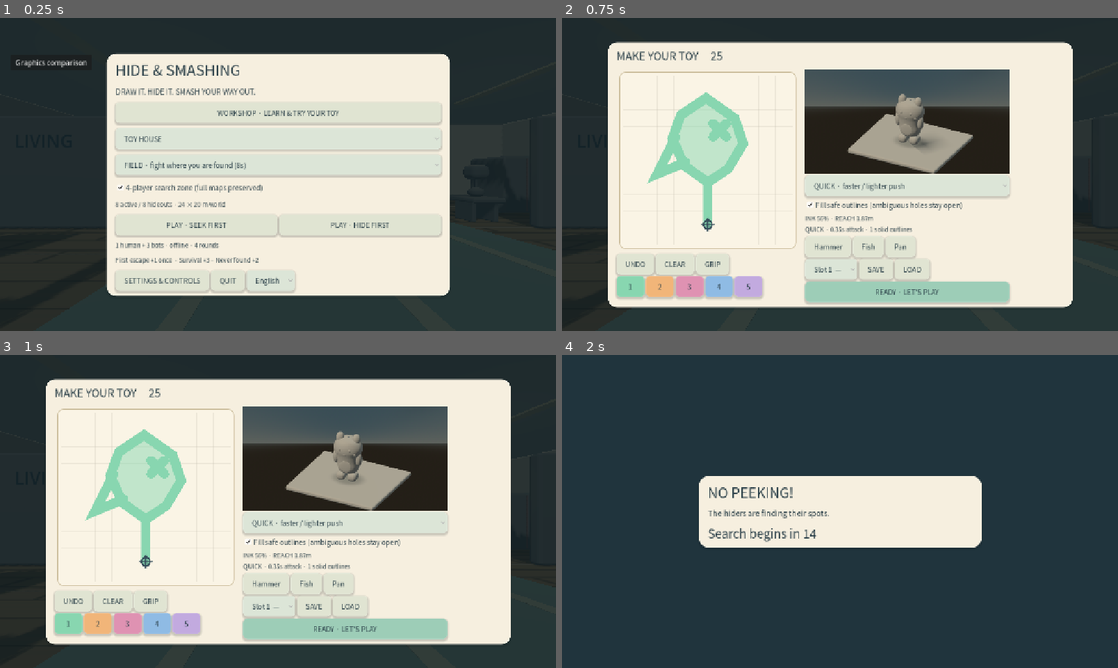
Above: before the commit, frames 1-4 (two rows, left to right).
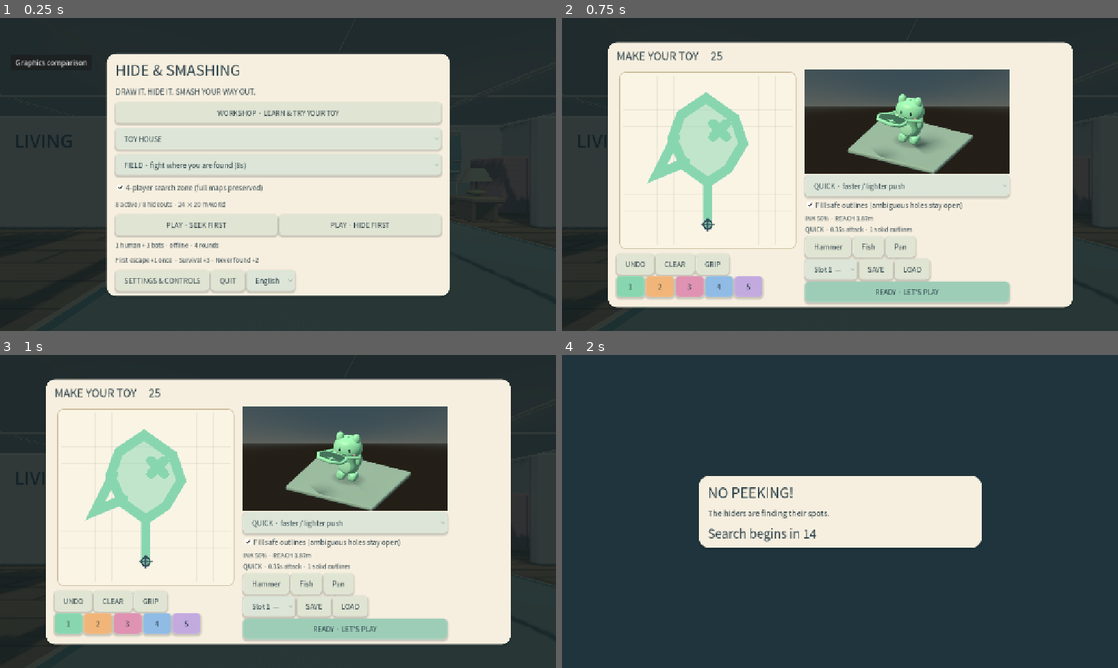
Above: after the commit, the same moments.

Repository: egol82/hideand
Game: Godot game, scene res://scenes/phase10.tscn
The game is run twice, just before and just after one commit, with the same random seed, the same clock (stepped at 60 frames per second) and the same inputs.
Inputs:
- Up to frame 1 (0.25 s): no input
- Up to frame 2 (0.75 s): click "PLAY · SEEK FIRST" at 0.5 s
- Up to frame 3 (1 s): no input
- Up to frame 4 (2 s): click "READY · LET'S PLAY" at 1.25 s

The runs differ from the first frame. In frame 1, less than 0.1% of the frame differs, in the area x 82-89%, y 48-53%; in frame 2, 1.2%, in the area x 52-67%, y 24-49%; in frame 3, 1.2%; in frame 4, nothing differs.
Error before the commit: Parse Error: No constructor of "Color" matches the signature "Color(float, float)". (res://scripts/graphics/surfaces.gd:47)

Commit message:
fix: restore three-channel normal encoding in published material source

Diff:
--- a/scripts/graphics/surfaces.gd
+++ b/scripts/graphics/surfaces.gd
@@ -44,7 +44,7 @@
 			var dx := (height_at(x+1,y,kind)-height_at(x-1,y,kind))*1.9
 			var dy := (height_at(x,y+1,kind)-height_at(x,y-1,kind))*1.9
 			var n := Vector3(-dx,-dy,1).normalized()
-			normal.set_pixel(x,y,Color(n.x*0.5+0.5,n.y*0.5+0.5))
+			normal.set_pixel(x,y,Color(n.x*0.5+0.5,n.y*0.5+0.5,n.z*0.5+0.5))
 	albedo.generate_mipmaps(); normal.generate_mipmaps()
 	var result := [ImageTexture.create_from_image(albedo),ImageTexture.create_from_image(normal)]
 	tiles[kind] = result
